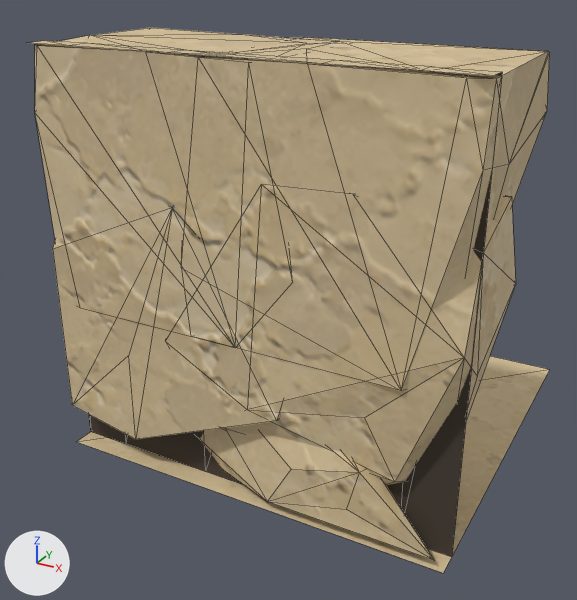
Two versions of the glTF model assets/custom/models/ground_modules/ground_square_edge_06.glb, one commit apart.
Rendered twice from a camera (50 mm lens) standing at (1.342, -1.286, 1.182) and looking at (0.424, 0.382, 0.348). Lighting does not change. The marker at lower left points along +X, +Y and +Z. The picture after the commit comes second. Mesh edges are drawn as thin lines.

In view in the first picture: 'GroundSquareEdge06_Body'.
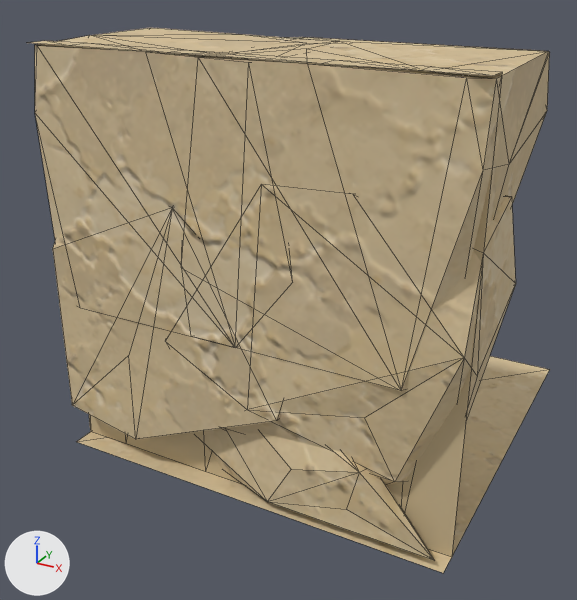
Where the change shows, as pixel boxes (x1, y1, x2, y2) in the pictures (577 x 600 px):
'GroundSquareEdge06_Body', recoloured: (87, 70, 504, 568) in both

The change in detail:
Material 'GroundModuleRecess' (mat_groundmodulerecess) changes colour from brown #453c32 to beige #cdb890; in linear values from (0.06, 0.045, 0.032) to (0.61, 0.48, 0.28).
